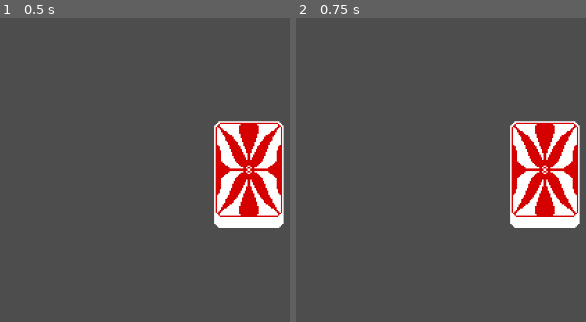
Above: before the commit, frames 1-2 (left to right).
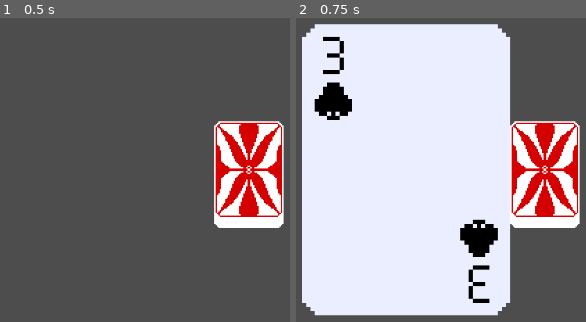
Above: after the commit, the same moments.

Repository: YouthHalo/The-Last-Hand
Game: Godot game, scene res://scenes/main.tscn
The game is run twice, just before and just after one commit, with the same random seed, the same clock (stepped at 60 frames per second) and the same inputs.
Inputs (mouse positions are in pixels of both pictures, inside the frame that each line leads up to):
- Up to frame 1 (0.5 s): no input
- Up to frame 2 (0.75 s): tap Enter at 0.5 s; move the mouse to (outside the picture) at 0.52 s; click (outside the picture) at 0.67 s

Frame 1 is identical in both runs. In frame 2, 68% of the frame differs, in the area x 2-74%, y 1-99%.

Commit message:
implementing card summon on click

Diff:
--- /dev/null
+++ b/scenes/card.tscn
@@ -0,0 +1,11 @@
+[gd_scene load_steps=3 format=3 uid="uid://ccg6p05ahdsv5"]
+
+[ext_resource type="Script" path="res://scripts/card.gd" id="1_wwqs6"]
+[ext_resource type="Texture2D" uid="uid://buitavlp0310s" path="res://assets/cards/sprite_00.png" id="2_jiuda"]
+
+[node name="Card" type="Node2D"]
+scale = Vector2(3, 3)
+script = ExtResource("1_wwqs6")
+
+[node name="Sprite2D" type="Sprite2D" parent="."]
+texture = ExtResource("2_jiuda")
--- /dev/null
+++ b/scripts/card.gd
@@ -0,0 +1,15 @@
+extends Node2D
+
+var num = 22
+# Called when the node enters the scene tree for the first time.
+func _ready() -> void:
+	print("bruh")
+	print(position)
+	$Sprite2D.texture = load("res://assets/cards/sprite_"+str(num)+".png")
+	#position = get_global_mouse_position()
+	position = Vector2(-100, 0)
+
+
+# Called every frame. 'delta' is the elapsed time since the previous frame.
+func _process(delta: float) -> void:
+	pass
--- a/scripts/deck.gd
+++ b/scripts/deck.gd
@@ -1,10 +1,14 @@
 extends Node2D
 
-
+@onready var card = preload("res://scenes/card.tscn").instantiate()
 # Called when the node enters the scene tree for the first time.
 func _ready() -> void:
-	pass # Replace with function body.
+	card.num=11
 
+func _input(event: InputEvent) -> void:
+	if event is InputEventMouseButton and event.button_index == MOUSE_BUTTON_LEFT and event.pressed:
+
+		add_child(card)
 
 # Called every frame. 'delta' is the elapsed time since the previous frame.
 func _process(delta: float) -> void:
